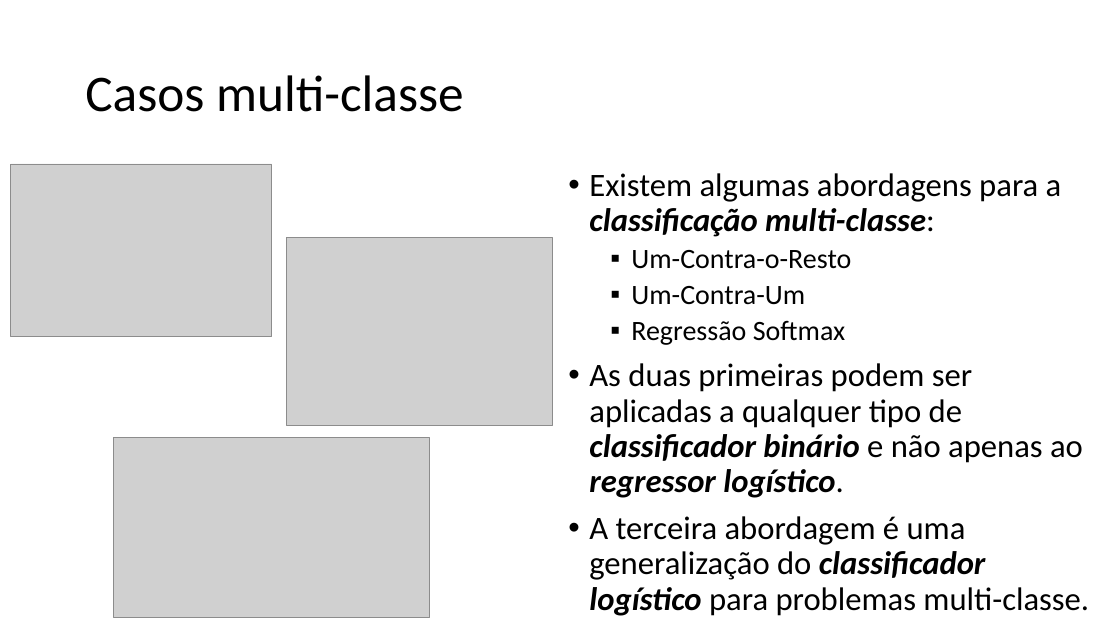
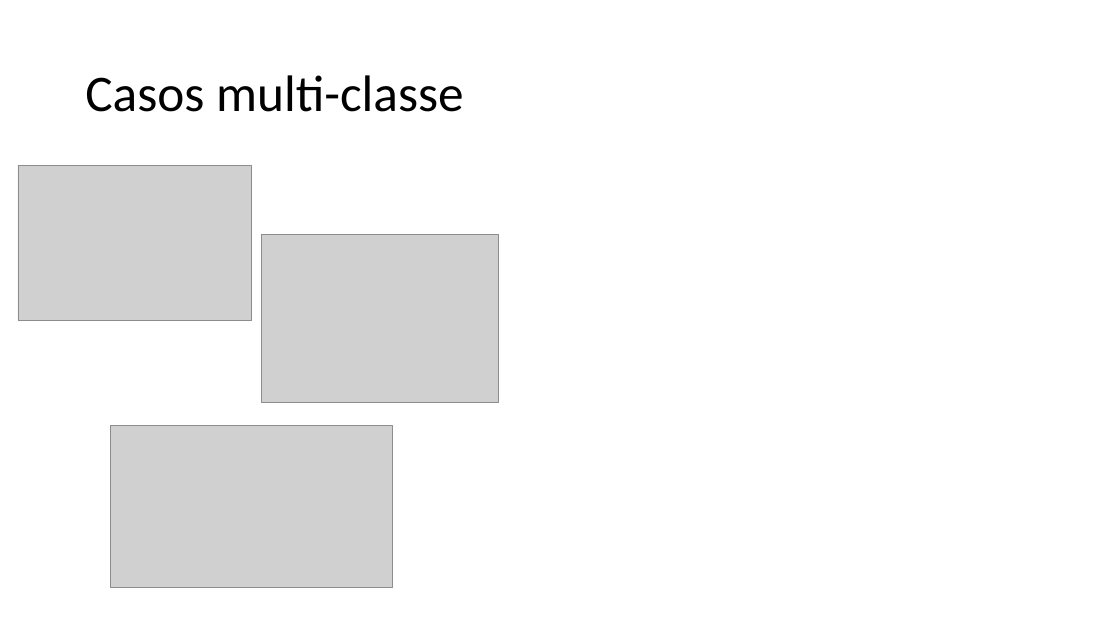
Before and after one commit to zz4fap/t320_aprendizado_de_maquina, a slide deck: slide 4 of slides/T320_Classificação (Parte IV).pptx. Drawn at 1120x630 pixels with LibreOffice and Linux fonts; fonts in the diff are those of the drawing; grey boxes stand for pictures. Boxes give left, top, right and bottom in pixels: in the first picture for what was removed or moved away, otherwise in the second. Text is boxed around its words. In the diff, an @@ line names an element or a change of style, - is before the commit and + after.

Commit message:
update of slides

```diff
--- a/slides/T320_Classificação (Parte IV).pptx
+++ b/slides/T320_Classificação (Parte IV).pptx
@@ picture: place and size @@
-picture at (11, 164, 271, 337)
+picture at (18, 166, 251, 320)
@@ text removed at (589, 173, 1089, 616) @@
-• Existem algumas abordagens para a classificação multi-classe:
-  ▪ Um-Contra-o-Resto
-  ▪ Um-Contra-Um
-  ▪ Regressão Softmax
-• As duas primeiras podem ser aplicadas a qualquer tipo de classificador binário e não apenas ao regressor logístico.
-• A terceira abordagem é uma generalização do classificador logístico para problemas multi-classe.
@@ picture: place and size @@
-picture at (287, 238, 553, 426)
+picture at (261, 234, 499, 403)
@@ picture: place and size @@
-picture at (114, 438, 429, 618)
+picture at (110, 426, 392, 587)
```
Also in this commit, not shown: 3 other slides changed, 1 slide added, 3 slides removed, 3 other files.
